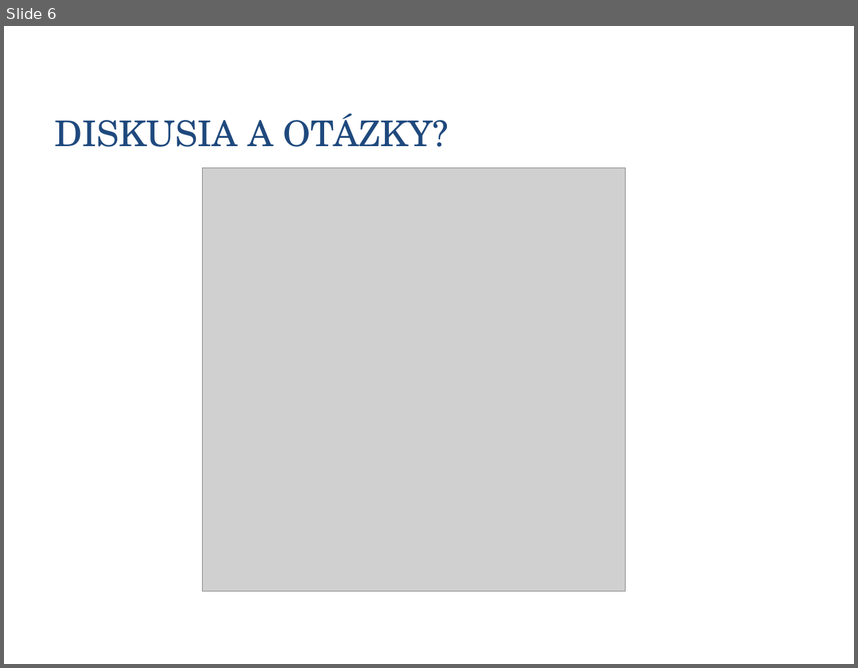
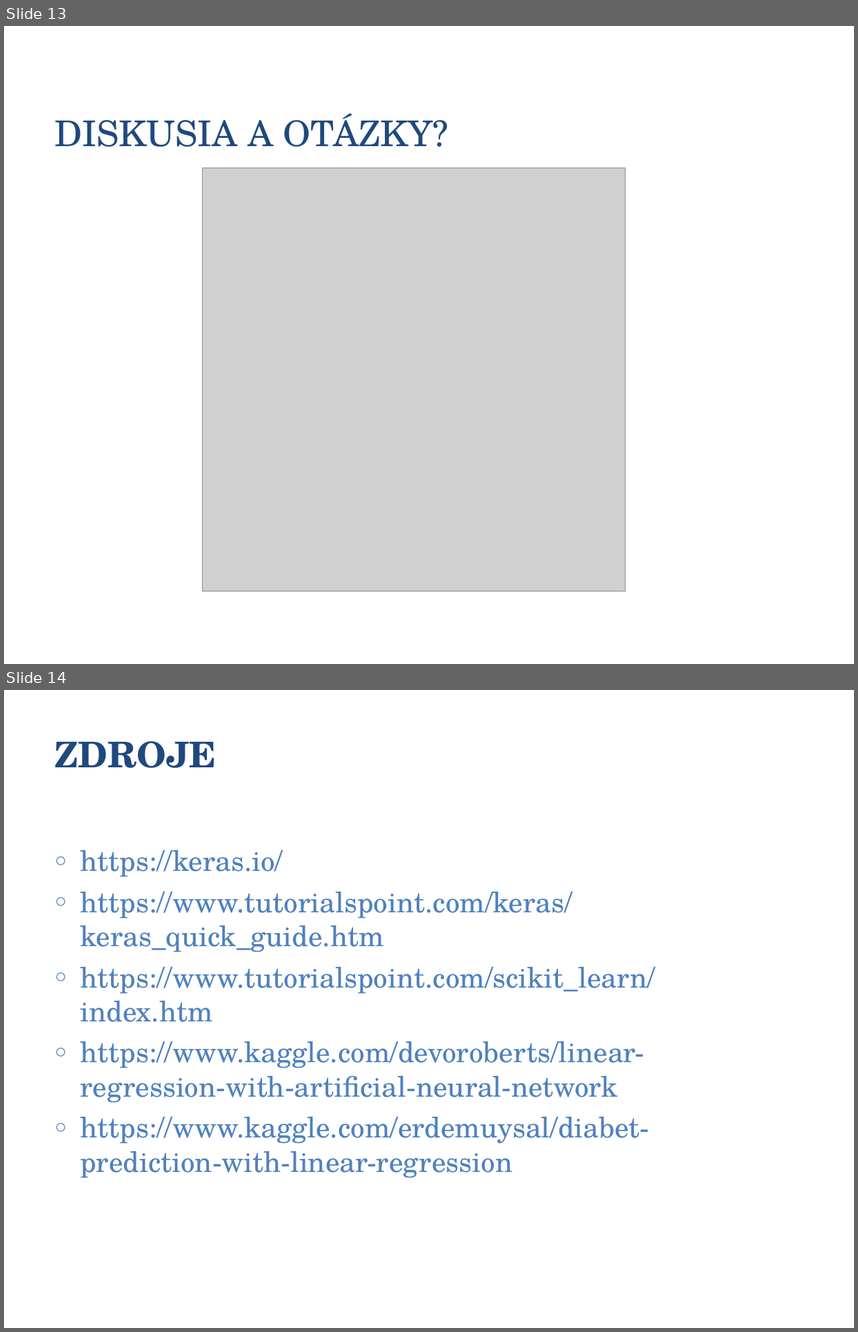
Before and after one commit to georgeob/Mate_NS2020, a slide deck: presentation.ppt. Shown one above the other, each under a label of ours: slide 6 before the commit, slides 13 and 14 after it. The pictures are 858x668 and 858x1332 pixels, drawn with LibreOffice and Linux fonts; fonts in the diff are those of the drawing; grey boxes stand for pictures. Boxes give left, top, right and bottom in pixels: in the first picture for what was removed or moved away, otherwise in the second. Text is boxed around its words. In the diff, an @@ line names an element or a change of style, - is before the commit and + after.

```diff
--- a/presentation.ppt
+++ b/presentation.ppt
@@ slide 14 added at (4,690,854,1328), background #FFFFFF @@
@@ title added at (55,741,217,768), 30 pt, text #1F497D, bold @@
+ZDROJE
@@ text added at (80,849,655,1178), 24 pt, text #4F81BD @@
+○ https://keras.io/
+○ https://www.tutorialspoint.com/keras/keras_quick_guide.htm
+○ https://www.tutorialspoint.com/scikit_learn/index.htm
+○ https://www.kaggle.com/devoroberts/linear-regression-with-artificial-neural-network
+○ https://www.kaggle.com/erdemuysal/diabet-prediction-with-linear-regression
@@ what was slide 6 is now slide 13 @@
```
Also in this commit, not shown: 4 slides changed, 7 other slides added, 1 slide removed.
